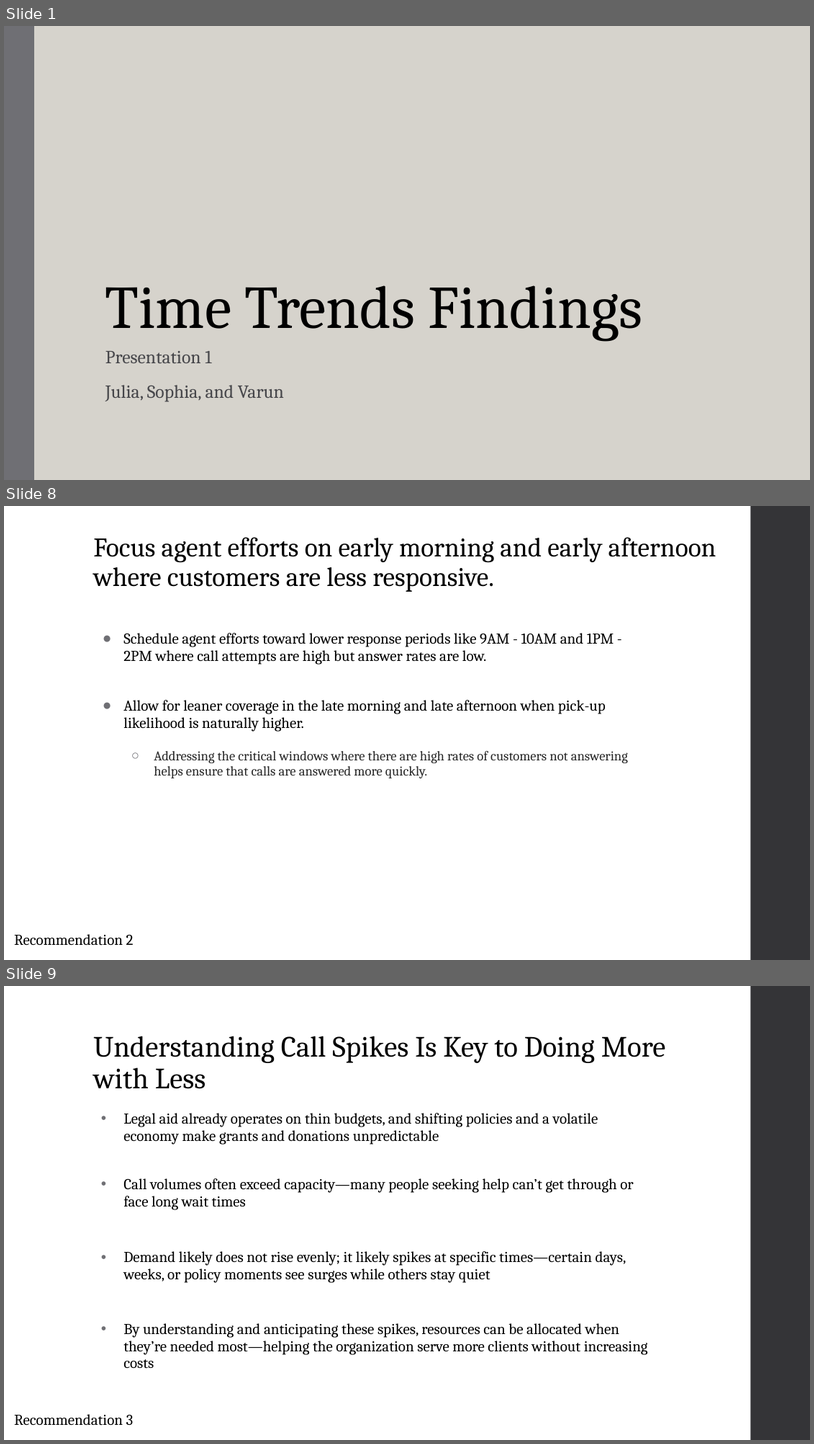
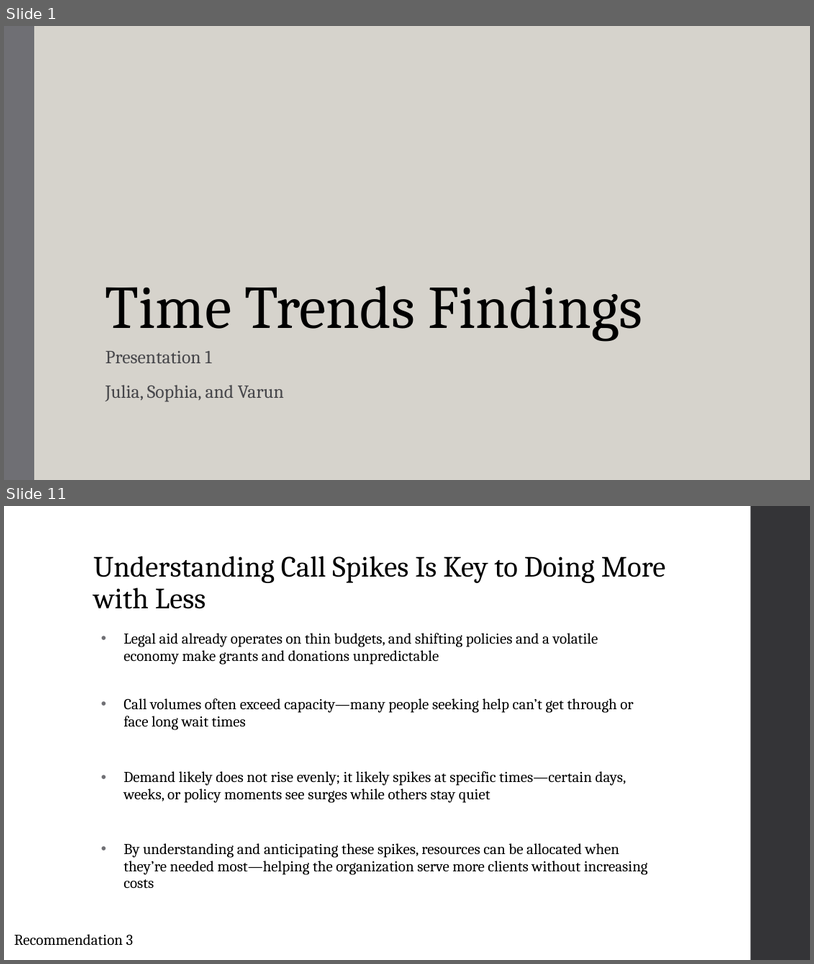
Before and after one commit to arvindkrishna87/STAT390_LegalAid_Fall2025, a slide deck: Presentations/Dashboard/TimeTrendsPresentation1_8Oct_Group1.pptx. Shown one above the other, each under a label of ours: slides 1, 8 and 9 before the commit, slides 1 and 11 after it; the slides between them are not shown. The pictures are 814x1444 and 814x964 pixels, drawn with LibreOffice and Linux fonts; fonts in the diff are those of the drawing. Boxes give left, top, right and bottom in pixels: in the first picture for what was removed or moved away, otherwise in the second. Text is boxed around its words. In the diff, an @@ line names an element or a change of style, - is before the commit and + after.

```diff
--- a/Presentations/Dashboard/TimeTrendsPresentation1_8Oct_Group1.pptx
+++ b/Presentations/Dashboard/TimeTrendsPresentation1_8Oct_Group1.pptx
@@ slide 8 removed at bbox=[4, 506, 810, 960], background #FFFFFF; not listed: 1 template element that a slide beside it also shows @@
@@ title removed at bbox=[93, 537, 717, 592] @@
-Focus agent efforts on early morning and early afternoon where customers are less responsive.
@@ text removed at bbox=[124, 633, 614, 664] @@
-● Schedule agent efforts toward lower response periods like 9AM - 10AM and 1PM - 2PM where call attempts are high but answer rates are low.
@@ text removed at bbox=[124, 700, 606, 731] @@
-● Allow for leaner coverage in the late morning and late afternoon when pick-up likelihood is naturally higher.
@@ text removed at bbox=[154, 751, 628, 778] @@
-  ○ Addressing the critical windows where there are high rates of customers not answering helps ensure that calls are answered more quickly.
@@ text removed at bbox=[14, 934, 134, 945] @@
-Recommendation 2
@@ what was slide 9 is now slide 11 @@
```
Also in this commit, not shown: 8 slides changed, 6 slides added, 6 other slides removed.
